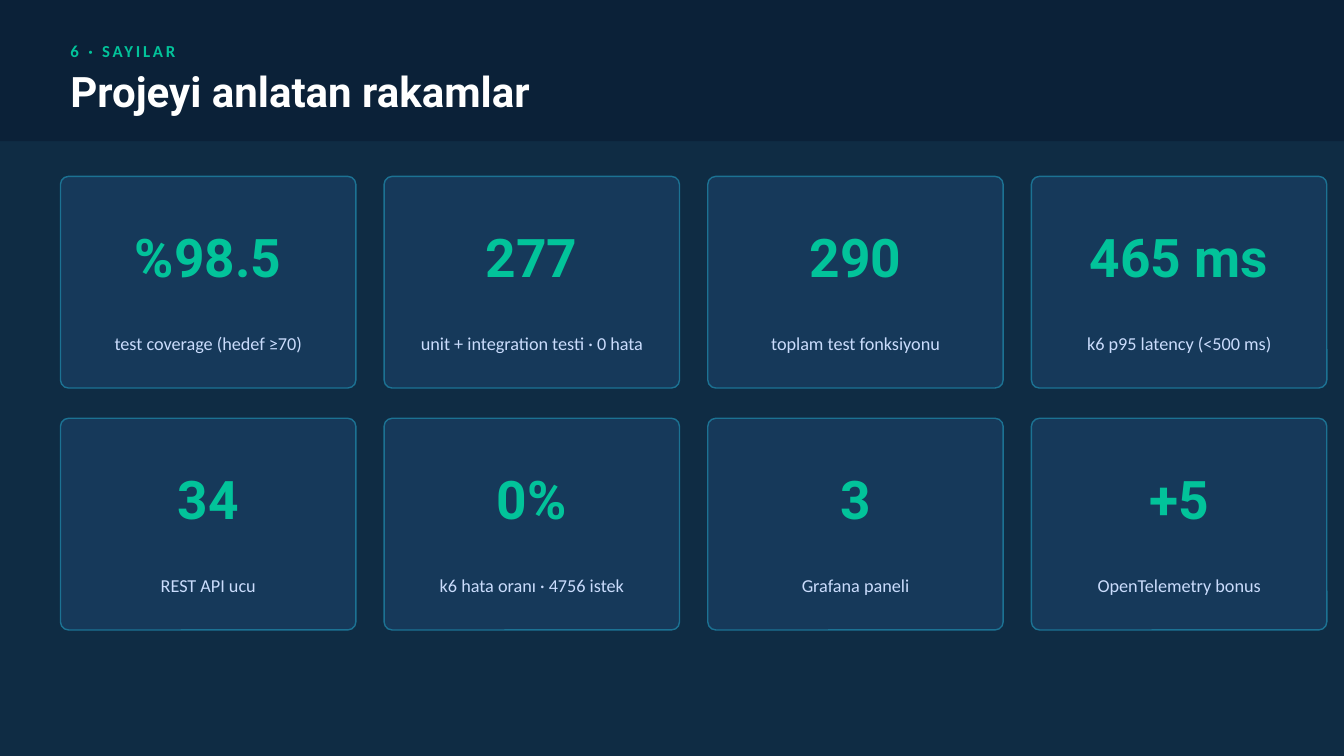
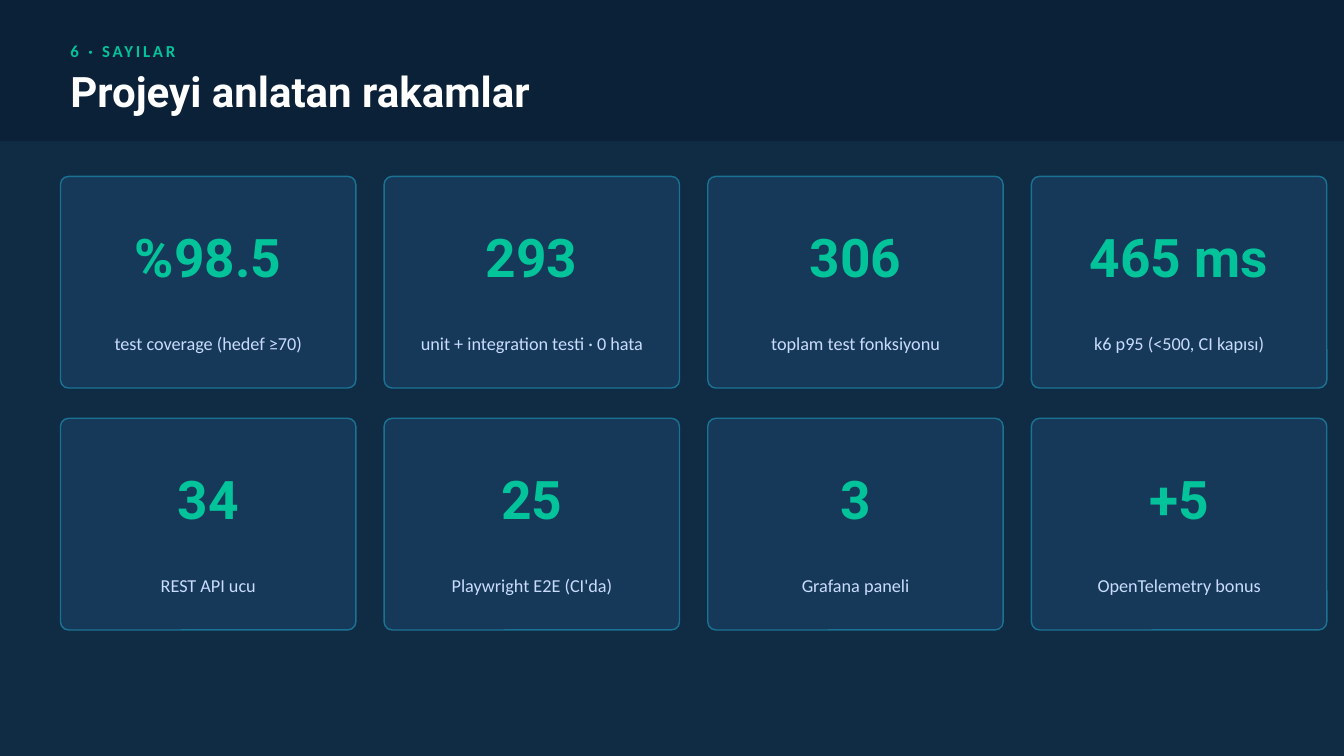
Before and after one commit to BurakTz/bakoda, a slide deck: slide 7 of docs/slides.pptx. Drawn at 1344x756 pixels with LibreOffice and Linux fonts; fonts in the diff are those of the drawing. Boxes give left, top, right and bottom in pixels: in the first picture for what was removed or moved away, otherwise in the second. Text is boxed around its words. In the diff, an @@ line names an element or a change of style, - is before the commit and + after.

```diff
--- a/docs/slides.pptx
+++ b/docs/slides.pptx
@@ text at [486, 238, 578, 278]: text changed @@
-277
+293
@@ text at [810, 238, 902, 278]: text changed @@
-290
+306
@@ text at [1094, 337, 1264, 353]: text changed @@
-k6 p95 latency (<500 ms)
+k6 p95 (<500, CI kapısı)
@@ text at [501, 480, 562, 520]: text changed @@
-0%
+25
@@ text at [452, 579, 613, 595]: text changed @@
-k6 hata oranı · 4756 istek
+Playwright E2E (CI'da)
```
Also in this commit, not shown: 3 other slides changed, 18 other files.
